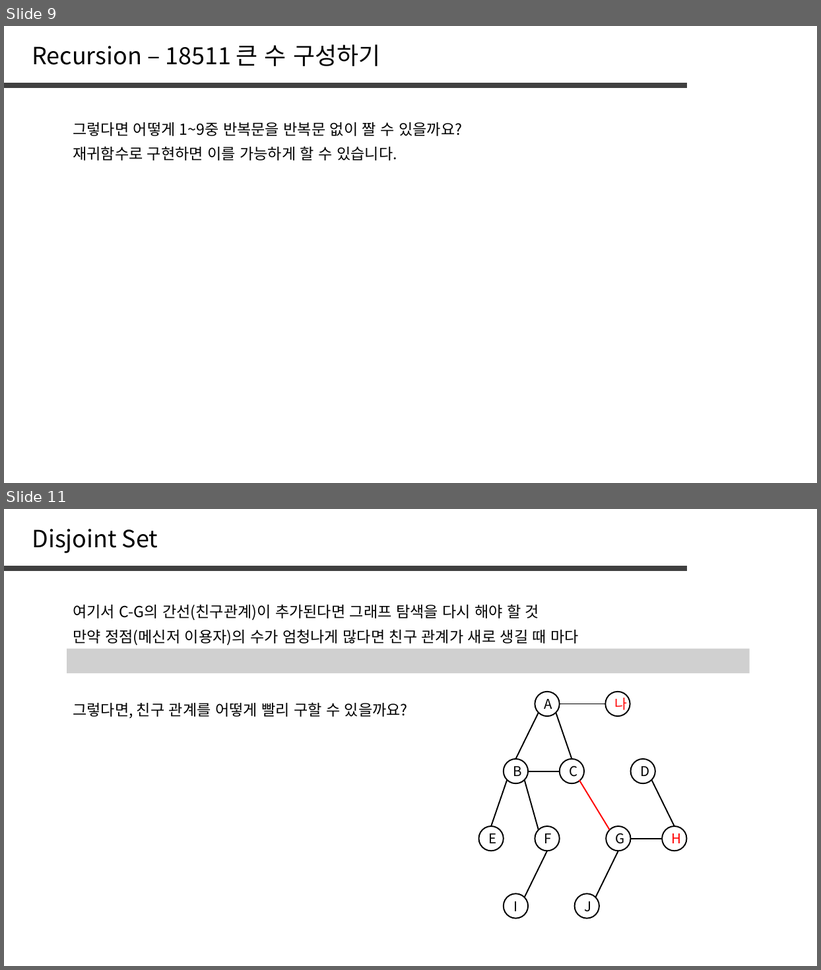
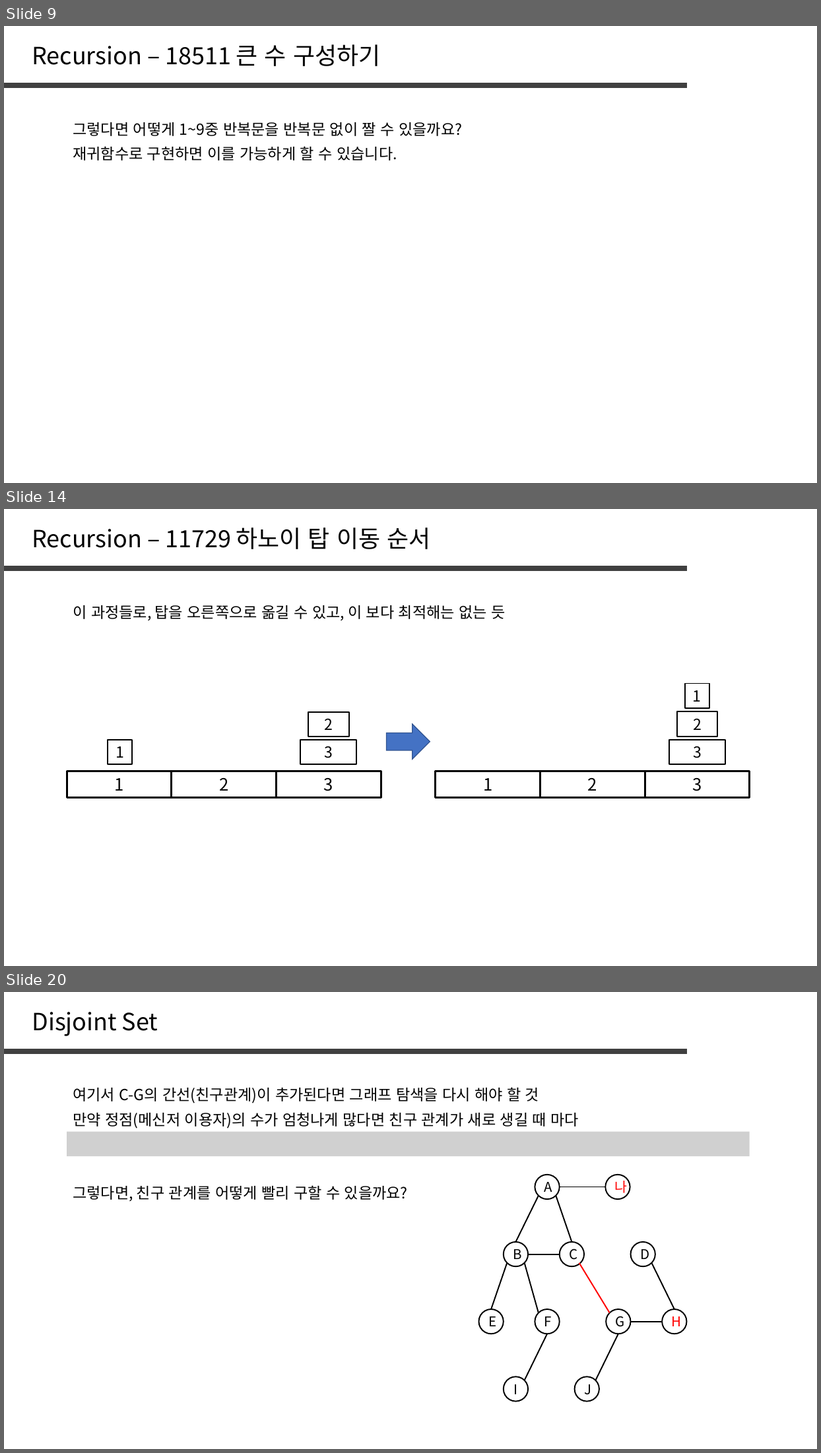
Before and after one commit to jaehoo1/PS-study, a slide deck: study/11_Recursion, Backtracking.pptx. Shown one above the other, each under a label of ours: slides 9 and 11 before the commit, slides 9, 14 and 20 after it; the slides between them are not shown. The pictures are 821x970 and 821x1453 pixels, drawn with LibreOffice and Linux fonts; fonts in the diff are those of the drawing; grey boxes stand for pictures. Boxes give left, top, right and bottom in pixels: in the first picture for what was removed or moved away, otherwise in the second. Text is boxed around its words. In the diff, an @@ line names an element or a change of style, - is before the commit and + after.

```diff
--- a/study/11_Recursion, Backtracking.pptx
+++ b/study/11_Recursion, Backtracking.pptx
@@ slide 14 added at (4,509,817,966), background #FFFFFF @@
@@ text added at (32,527,430,549), 28 pt, text #000000 @@
+Recursion – 11729 하노이 탑 이동 순서
@@ line added from (4, 568) to (687, 568), #404040 6 pt @@
@@ text added at (73,605,505,621), 18 pt, text #000000 @@
+이 과정들로, 탑을 오른쪽으로 옮길 수 있고, 이 보다 최적해는 없는 듯
@@ rectangle added at (685,683,710,708), outline #000000 1.5 pt, 18 pt, text #000000 @@
+1
@@ rectangle added at (308,712,349,737), outline #000000 1.5 pt, 18 pt, text #000000 @@
+2
@@ right arrow added at (386,724,430,759), fill #4472C4, outline #325491 1 pt @@
@@ rectangle added at (677,712,717,737), outline #000000 1.5 pt, 18 pt, text #000000 @@
+2
@@ rectangle added at (108,740,132,764), outline #000000 1.5 pt, 18 pt, text #000000 @@
+1
@@ rectangle added at (300,740,356,764), outline #000000 1.5 pt, 18 pt, text #000000 @@
+3
@@ rectangle added at (669,740,725,764), outline #000000 1.5 pt, 18 pt, text #000000 @@
+3
@@ rectangle added at (67,771,172,798), outline #000000 2.25 pt, 20 pt, text #000000 @@
+1
@@ rectangle added at (172,771,277,798), outline #000000 2.25 pt, 20 pt, text #000000 @@
+2
@@ rectangle added at (276,771,381,798), outline #000000 2.25 pt, 20 pt, text #000000 @@
+3
@@ rectangle added at (436,771,541,798), outline #000000 2.25 pt, 20 pt, text #000000 @@
+1
@@ rectangle added at (540,771,645,798), outline #000000 2.25 pt, 20 pt, text #000000 @@
+2
@@ rectangle added at (645,771,750,798), outline #000000 2.25 pt, 20 pt, text #000000 @@
+3
@@ what was slide 11 is now slide 20 @@
```
Also in this commit, not shown: 9 other slides added, 1 slide removed.
